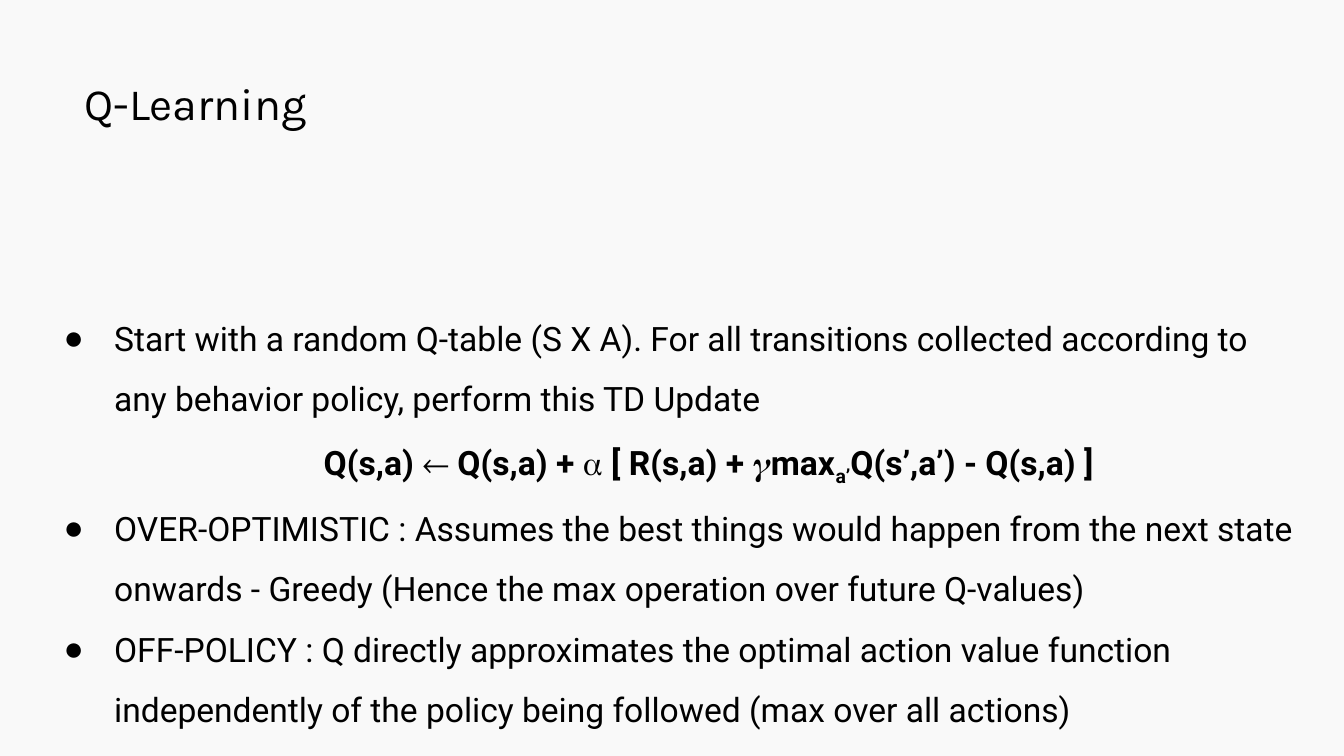
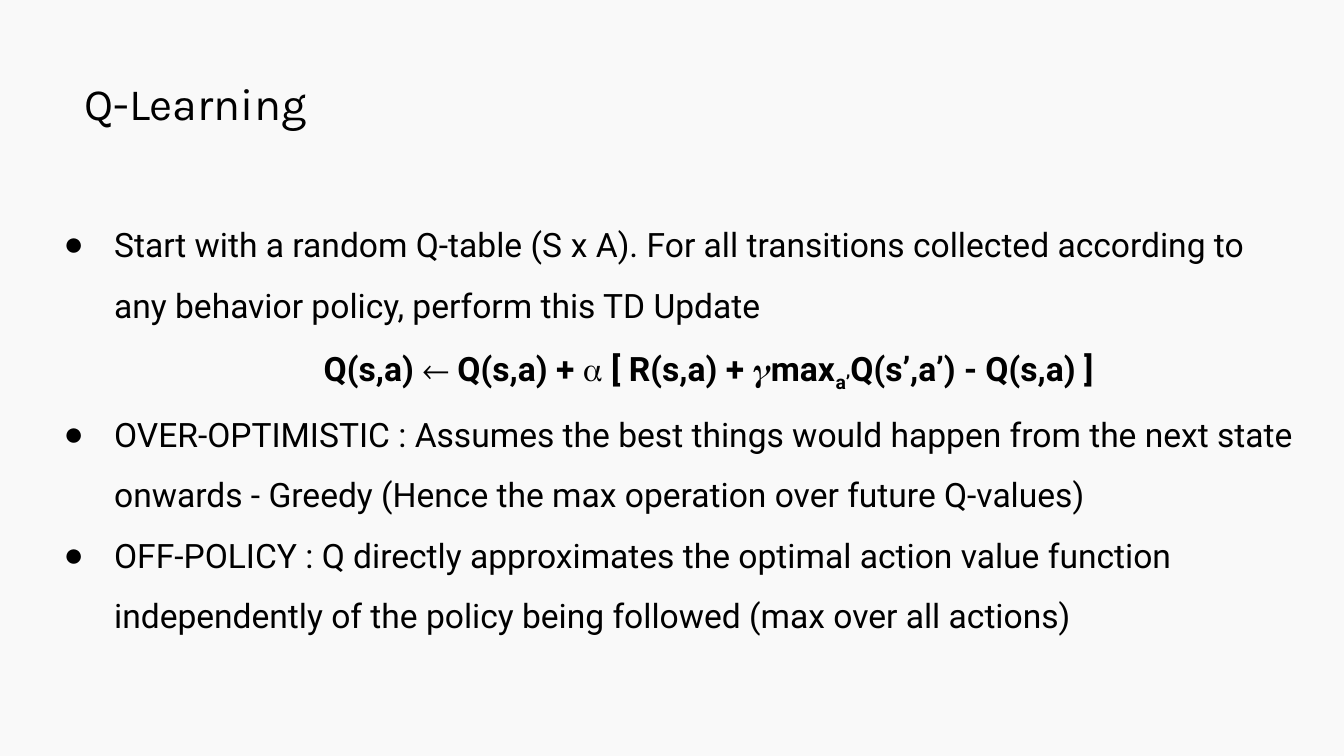
Before and after one commit to Harvard-IACS/2019-CS109B, a slide deck: slide 60 of content/lectures/lecture14/presentation/cs109b_lecture14_RL.pptx (slide 54 before the commit). Drawn at 1344x756 pixels with LibreOffice and Linux fonts; fonts in the diff are those of the drawing. Boxes give left, top, right and bottom in pixels: in the first picture for what was removed or moved away, otherwise in the second. Text is boxed around its words. In the diff, an @@ line names an element or a change of style, - is before the commit and + after.

```diff
--- a/content/lectures/lecture14/presentation/cs109b_lecture14_RL.pptx
+++ b/content/lectures/lecture14/presentation/cs109b_lecture14_RL.pptx
@@ text "Start with a random Q-table ...": place and size @@
-text "Start with a random Q-table ..." at (114, 324, 1292, 730)
+text "Start with a random Q-table ..." at (114, 230, 1292, 636)
@@ text at (114, 230, 1244, 325): text changed @@
-● Start with a random Q-table (S X A). For all transitions collected according to any behavior policy, perform this TD Update
+● Start with a random Q-table (S x A). For all transitions collected according to any behavior policy, perform this TD Update
```
Also in this commit, not shown: 4 other slides changed, 8 slides added, 2 slides removed, 1 other file.
